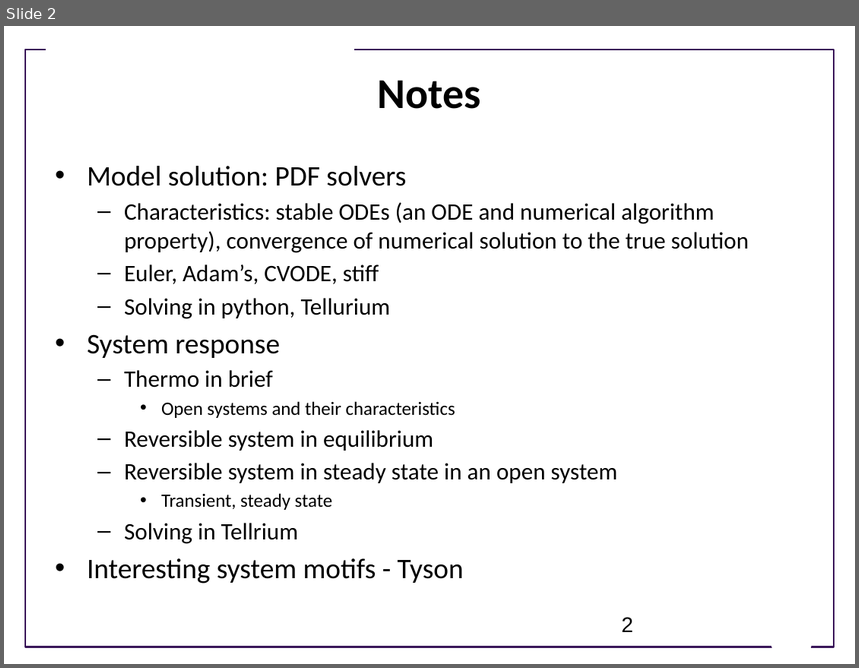
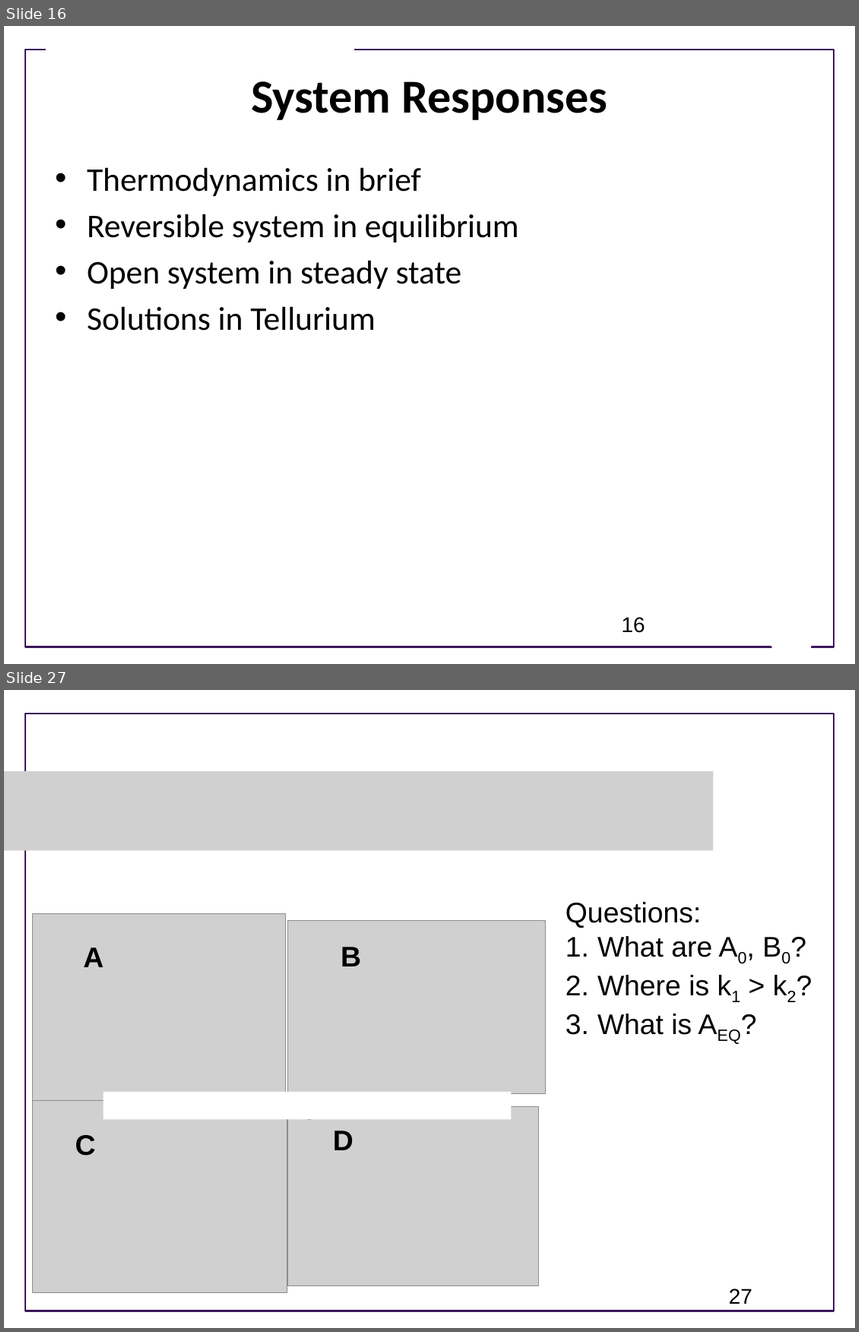
Before and after one commit to ModelEngineering/advancing-biomedical-models, a slide deck: Lectures/Week_2/CSE 599V Lecture 6 - Model Evaluation and System Responses.pptx. Shown one above the other, each under a label of ours: slide 2 before the commit, slides 16 and 27 after it; the slides between them are not shown. The pictures are 859x668 and 859x1332 pixels, drawn with LibreOffice and Linux fonts; fonts in the diff are those of the drawing; grey boxes stand for pictures; background and template pictures are left out. Boxes give left, top, right and bottom in pixels: in the first picture for what was removed or moved away, otherwise in the second. Text is boxed around its words. In the diff, an @@ line names an element or a change of style, - is before the commit and + after.

```diff
--- a/Lectures/Week_2/CSE 599V Lecture 6 - Model Evaluation and System Responses.pptx
+++ b/Lectures/Week_2/CSE 599V Lecture 6 - Model Evaluation and System Responses.pptx
@@ slide 27 added at bbox=[4, 690, 855, 1328], background #FFFFFF; not listed: 1 template element that a slide beside it also shows @@
@@ picture added at bbox=[4, 771, 713, 850] @@
@@ rectangle added at bbox=[113, 790, 522, 818], fill #FFFFFF @@
@@ picture added at bbox=[32, 914, 286, 1100] @@
@@ text added at bbox=[566, 902, 712, 1035], 24 pt, text #000000 @@
+Questions:
+1. What are A0, B0?
+2. Where is k1 > k2?
+3. What is AEQ?
@@ picture added at bbox=[287, 921, 545, 1094] @@
@@ text added at bbox=[83, 948, 104, 967], 24 pt, text #000000, bold @@
+A
@@ text added at bbox=[341, 947, 361, 967], 24 pt, text #000000, bold @@
+B
@@ rectangle added at bbox=[104, 1092, 512, 1120], fill #FFFFFF @@
@@ picture added at bbox=[32, 1100, 287, 1293] @@
@@ picture added at bbox=[287, 1107, 538, 1287] @@
@@ text added at bbox=[75, 1135, 96, 1156], 24 pt, text #000000, bold @@
+C
@@ text added at bbox=[333, 1131, 354, 1151], 24 pt, text #000000, bold @@
+D
@@ page number added at bbox=[729, 1289, 753, 1304], 18 pt, text #000000 @@
+27
@@ what was slide 2 is now slide 16 @@
@@ slide 16 changed as well @@
@@ title added at bbox=[251, 81, 608, 120], 40 pt, text #000000, bold @@
+System Responses
@@ title removed at bbox=[378, 80, 481, 109] @@
-Notes
@@ text at bbox=[87, 167, 421, 196]: text changed; size 20 to 28 pt @@
-• Model solution: PDF solvers
-  – Characteristics: stable ODEs (an ODE and numerical algorithm property), convergence of numerical solution to the true solution
-  – Euler, Adam’s, CVODE, stiff
-  – Solving in python, Tellurium
-• System response
-  – Thermo in brief
-    • Open systems and their characteristics
+• Thermodynamics in brief
@@ text at bbox=[87, 214, 519, 243]: size 20 to 28 pt in "Reversible system in equilibrium"; bullet – to •; list level 2 to 1 in "Reversible system in equilibrium" @@
@@ text at bbox=[87, 260, 462, 331]: text changed; size 20 to 28 pt @@
-  – Reversible system in steady state in an open system
-    • Transient, steady state
-  – Solving in Tellrium
-• Interesting system motifs - Tyson
+• Open system in steady state
+• Solutions in Tellurium
@@ page number at bbox=[622, 617, 645, 633]: text changed @@
-2
+16
```
Also in this commit, not shown: 3 other slides changed, 24 other slides added, 25 slides removed.
